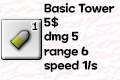
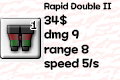
Layer changes from the first 120×80 image to the second:
added layer "Layer 21" above "Rapid Double II 34$ dmg 9 range 8 speed 5/s" over [left=0, top=17, right=42, bottom=60]
renamed "Basic Tower 5$ dmg 5 range 6 speed 1/s" to "Rapid Double II 34$ dmg 9 range 8 speed 5/s", painted on it over [left=44, top=2, right=115, bottom=72]
